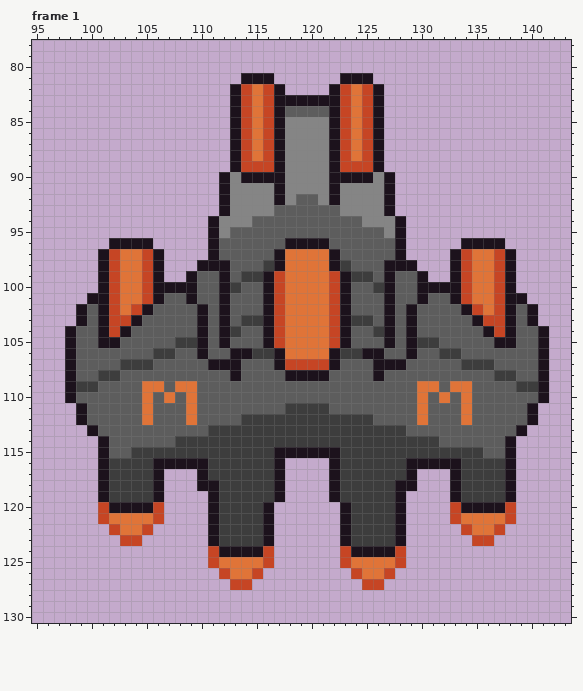
Pixel-art file, stored at Assets/Sprites/ase/Nave.ase. The first picture shows the starting point.
240x160 pixels, 4 frames. Shown: frame 1: x 95..143, y 78..130. The commit also changed other frames, which this record leaves out.
The result:
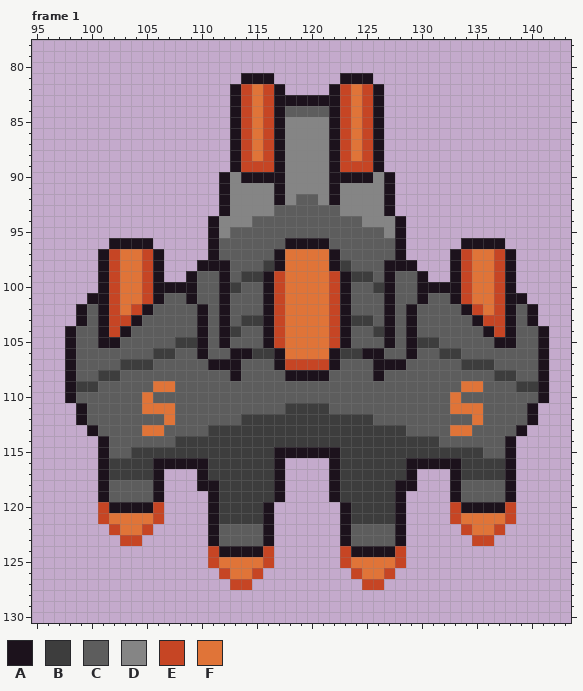
Palette (. is transparent): A #1c121c  B #3d3d3d  C #5d5d5d  D #858585  E #c64524  F #e07438
Edits made:
Frame 1, layer "Nave":
y 109: x 105 F -> C; x 107..109 CFF -> FCC; x 130..131 FF -> CC; x 133 F -> C; x 135 C -> F
y 110: x 107 F -> C; x 109 F -> C; x 130 F -> C; x 132..134 FCF -> CFC
y 111: x 106..107 CC -> FF; x 109 F -> C; x 130 F -> C; x 133 C -> F; x 135 C -> F
y 112: x 105 F -> C; x 107 C -> F; x 109 F -> C; x 130 F -> C; x 134..135 FC -> CF
y 113: x 105..106 CC -> FF; x 133..134 CC -> FF
y 118..119: x 102..105 BBBB -> CCCC; x 134..137 BBBB -> CCCC
y 122..123: x 112..115 BBBB -> CCCC; x 124..127 BBBB -> CCCC
Changed places in both pictures, as pixel boxes (x1, y1, x2, y2):
changed: (142, 381, 197, 436)
changed: (417, 381, 483, 436)
changed: (109, 480, 153, 502)
changed: (461, 480, 505, 502)
changed: (219, 524, 263, 546)
changed: (351, 524, 395, 546)
